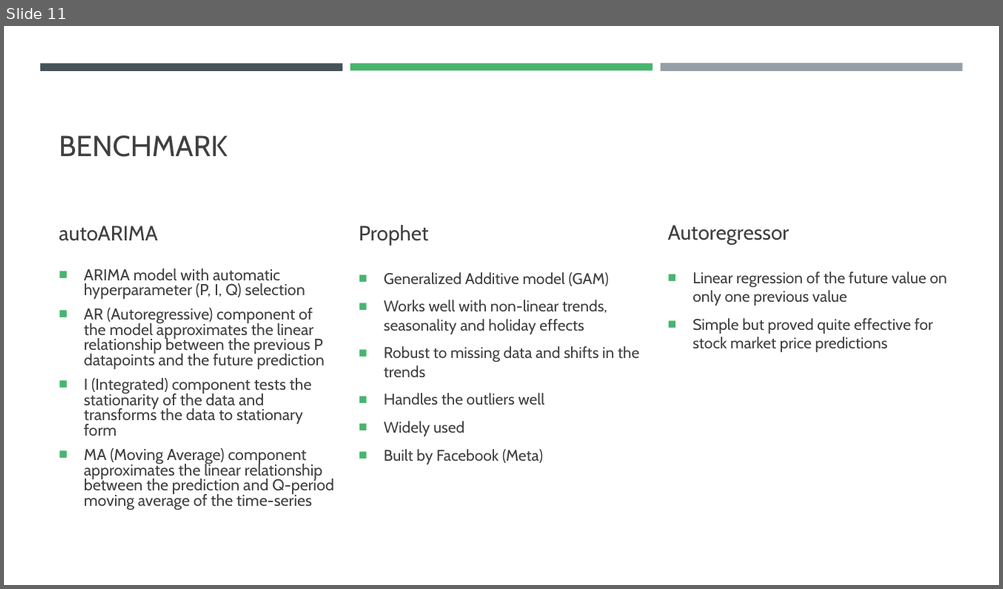
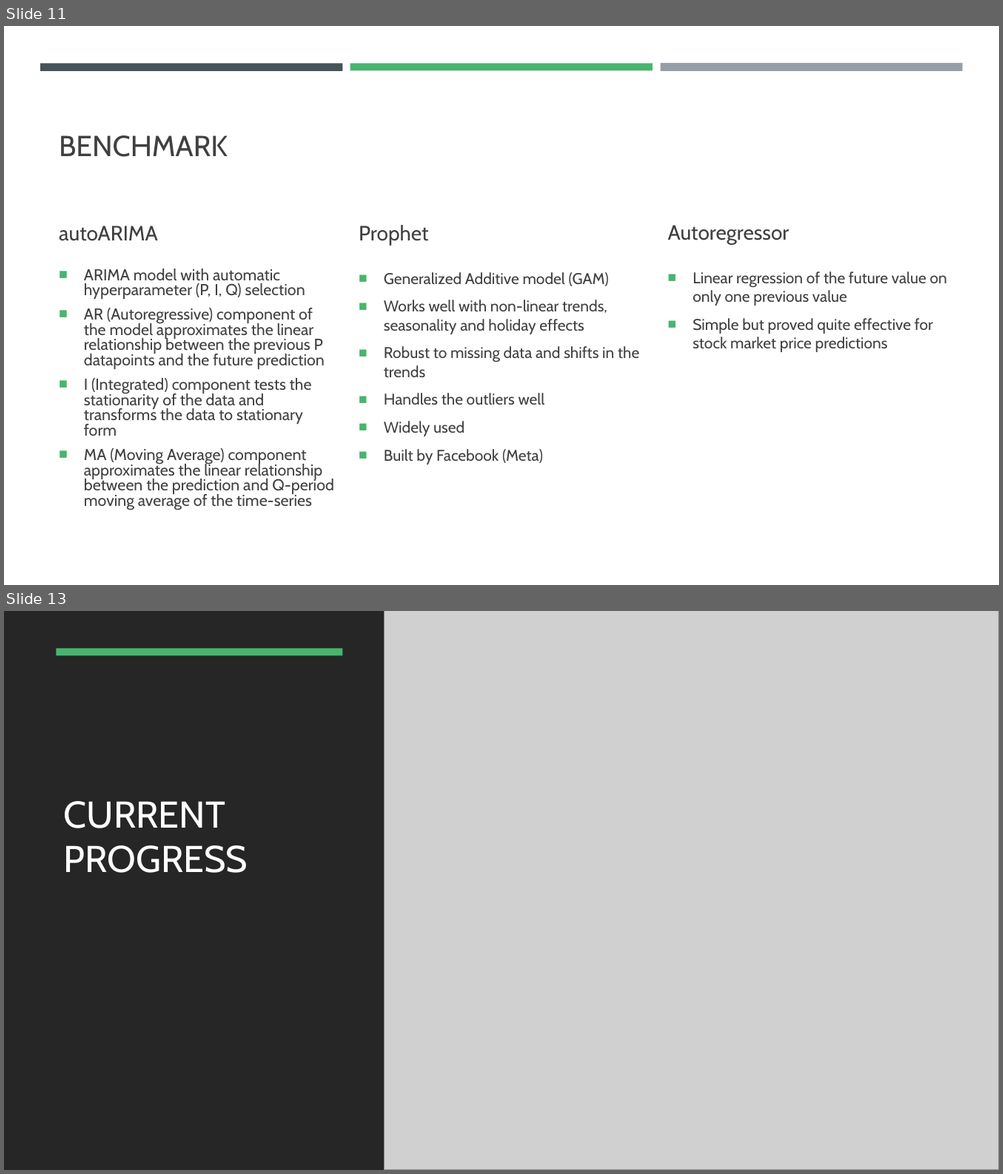
Before and after one commit to filip-topic/Time-Series-Foundation-Models-in-Financial-time-series-prediction, a slide deck: 17th of July Presentation.pptx. Shown one above the other, each under a label of ours: slide 11 before the commit, slides 11 and 13 after it; the slides between them are not shown. The pictures are 1003x589 and 1003x1174 pixels, drawn with LibreOffice and Linux fonts; fonts in the diff are those of the drawing; grey boxes stand for pictures. Boxes give left, top, right and bottom in pixels: in the first picture for what was removed or moved away, otherwise in the second. Text is boxed around its words. In the diff, an @@ line names an element or a change of style, - is before the commit and + after.

```diff
--- a/17th of July Presentation.pptx
+++ b/17th of July Presentation.pptx
@@ slide 13 added at box(4, 611, 999, 1170), background #000000 @@
@@ rectangle added at box(4, 611, 999, 1170), fill #262626 @@
@@ picture added at box(384, 611, 999, 1170) @@
@@ rectangle added at box(57, 648, 343, 655), fill #47B56E @@
@@ title added at box(63, 801, 247, 873), 36 pt, text #FFFFFF @@
+CURRENT PROGRESS
```
Also in this commit, not shown: 1 slide changed, 7 other slides added, 3 slides removed, 3 other files.
